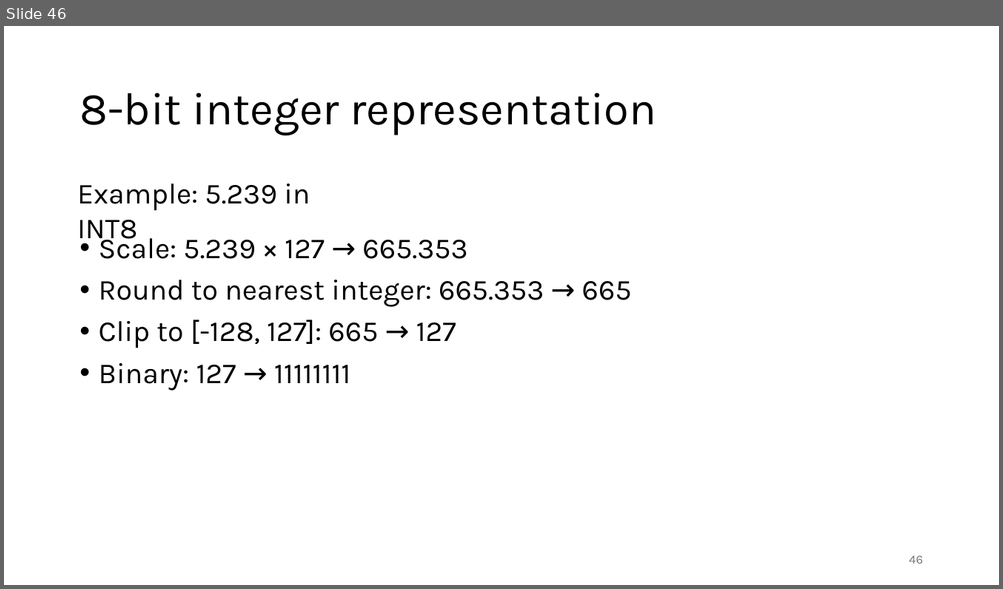
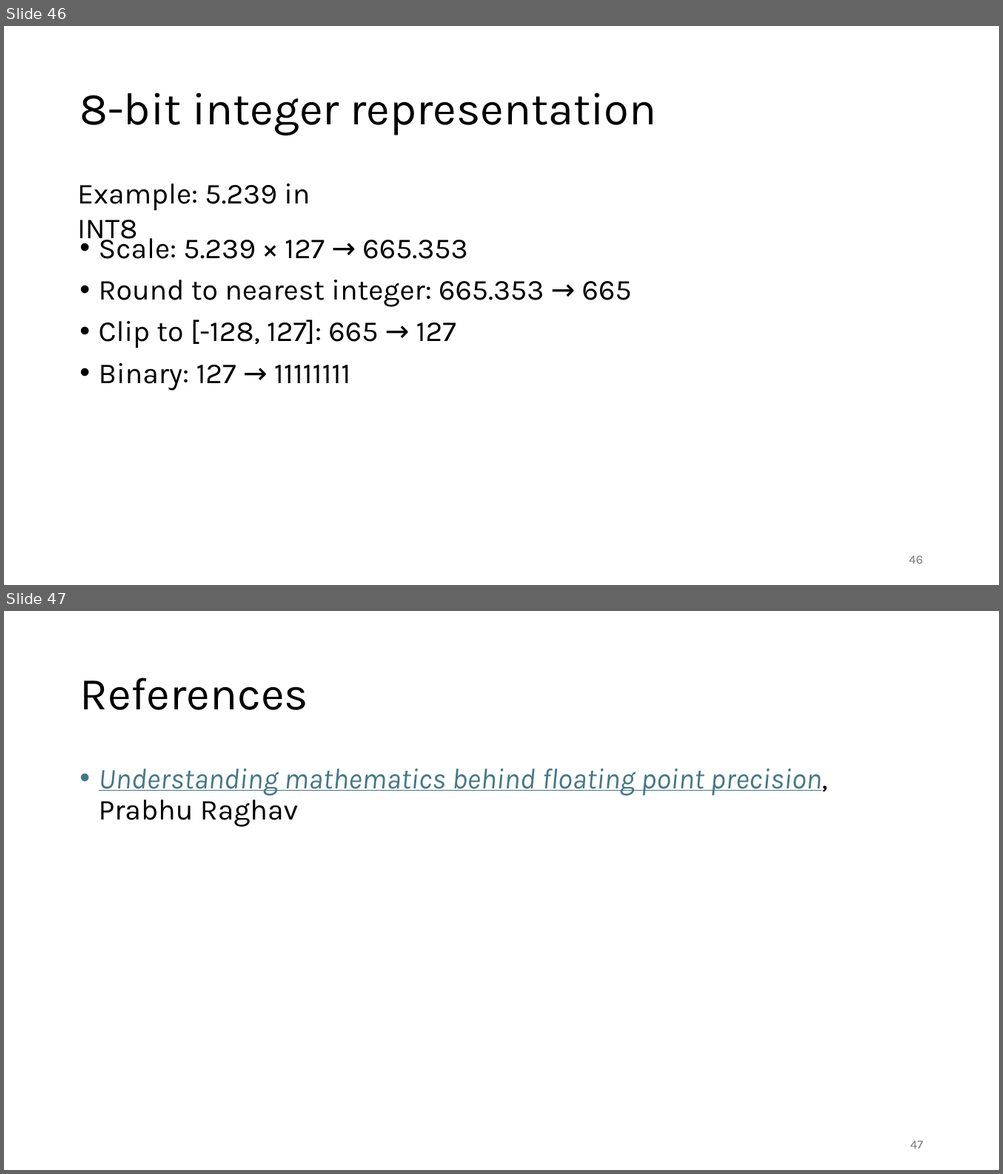
Before and after one commit to gjbex/Deploying-LLMs-locally, a slide deck: local_LLMs.pptx. Shown one above the other, each under a label of ours: slide 46 before the commit, slides 46 and 47 after it. The pictures are 1003x589 and 1003x1174 pixels, drawn with LibreOffice and Linux fonts; fonts in the diff are those of the drawing. Boxes give left, top, right and bottom in pixels: in the first picture for what was removed or moved away, otherwise in the second. Text is boxed around its words. In the diff, an @@ line names an element or a change of style, - is before the commit and + after.

Commit message:
Add references

```diff
--- a/local_LLMs.pptx
+++ b/local_LLMs.pptx
@@ slide 47 added at bbox=[4, 611, 999, 1170], background #FFFFFF @@
@@ title added at bbox=[79, 678, 308, 710], 44 pt, text #000000 @@
+References
@@ text added at bbox=[99, 769, 828, 827], 28 pt, text #467886, italic, underline @@
+• Understanding mathematics behind floating point precision, Prabhu Raghav
@@ page number added at bbox=[910, 1141, 922, 1149], 12 pt, text #797979 @@
+47
```
